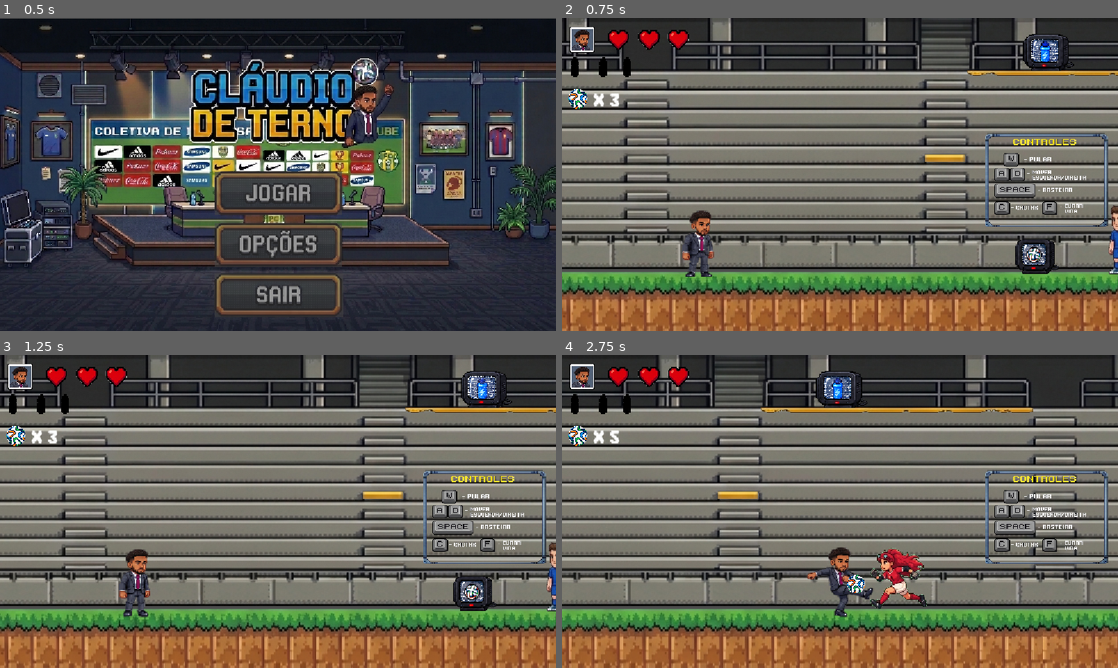
Above: before the commit, frames 1-4 (two rows, left to right).
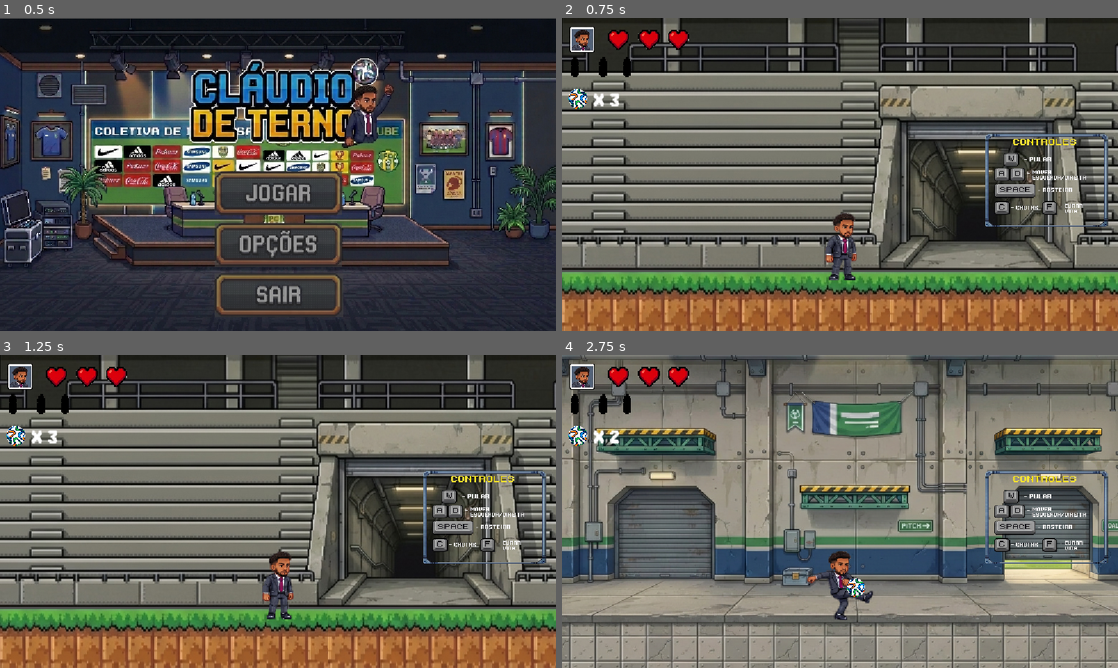
Above: after the commit, the same moments.

Repository: MicaelDosSantoss/AventurasDeUmJogador
Game: Godot game, scene res://Telas/Tela Principal/Tela_Principal.tscn
Same seed, same stepped clock (60 frames per second), same inputs: the game is played once before the commit and once after it.
Inputs (mouse positions are in pixels of both pictures, inside the frame that each line leads up to):
- Up to frame 1 (0.5 s): no input
- Up to frame 2 (0.75 s): click (840, 193) at 0.5 s
- Up to frame 3 (1.25 s): no input
- Up to frame 4 (2.75 s): hold Space (carrinho) 1.28-2.03 s; hold Right (ir_para_direita) from 1.28 s (still down); tap Up (pular) at 1.52, 2.27 s; tap C (chutar) at 2.1 s

Frame 1 is identical in both runs. In frame 2, 49% of the frame differs, in the area x 0-100%, y 0-100%; in frame 3, 49%; in frame 4, 82%.

Commit message:
Fase 2 desenvolvida junto com a tela da Vitoria.

Diff:
--- /dev/null
+++ b/Aventura no Futebol/Segunda_Fase/Fase_2.tscn
@@ -0,0 +1,95 @@
+[gd_scene format=3 uid="uid://bpv0qpgd786gv"]
+
+[ext_resource type="Texture2D" uid="uid://raiplh6flng" path="res://Segunda_Fase/Fase_2.png" id="1_as7kd"]
+[ext_resource type="PackedScene" uid="uid://eweaevx55v0k" path="res://Segunda_Fase/portao_abrindo.tscn" id="1_ida82"]
+[ext_resource type="PackedScene" uid="uid://w1q8ofvc4opa" path="res://cena_jogador2.tscn" id="2_70grl"]
+[ext_resource type="PackedScene" uid="uid://dimdvq6x3u6kx" path="res://HUD/cena_hud.tscn" id="4_jtook"]
+
+[sub_resource type="RectangleShape2D" id="RectangleShape2D_70grl"]
+size = Vector2(1688.5, 104.5)
+
+[sub_resource type="RectangleShape2D" id="RectangleShape2D_l42ct"]
+size = Vector2(1683.125, 62.5)
+
+[sub_resource type="RectangleShape2D" id="RectangleShape2D_ida82"]
+size = Vector2(11.5625, 672.3125)
+
+[sub_resource type="RectangleShape2D" id="RectangleShape2D_jtook"]
+size = Vector2(104.5625, 399.5)
+
+[sub_resource type="RectangleShape2D" id="RectangleShape2D_xuw3k"]
+size = Vector2(17.5625, 395)
+
+[sub_resource type="RectangleShape2D" id="RectangleShape2D_5c1av"]
+size = Vector2(134.8125, 54.5625)
+
+[sub_resource type="RectangleShape2D" id="RectangleShape2D_q21nt"]
+size = Vector2(251.5, 50.78125)
+
+[sub_resource type="RectangleShape2D" id="RectangleShape2D_0bpmn"]
+size = Vector2(229.75, 49.0625)
+
+[sub_resource type="RectangleShape2D" id="RectangleShape2D_uwsm8"]
+size = Vector2(182.125, 37.0625)
+
+[sub_resource type="RectangleShape2D" id="RectangleShape2D_14ogm"]
+size = Vector2(258, 48.5)
+
+[node name="Fase2" type="Node2D" unique_id=97714528]
+
+[node name="Cenario" type="StaticBody2D" parent="." unique_id=229873913]
+
+[node name="Sprite2D" type="Sprite2D" parent="Cenario" unique_id=1305664727]
+position = Vector2(844.99994, 180.50003)
+scale = Vector2(1.2574403, 1.2367727)
+texture = ExtResource("1_as7kd")
+
+[node name="PortaoAbrindo" parent="Cenario" unique_id=509535212 instance=ExtResource("1_ida82")]
+position = Vector2(1130, 150)
+
+[node name="Chão" type="CollisionShape2D" parent="Cenario" unique_id=1817704223]
+position = Vector2(843.75, 552.25)
+shape = SubResource("RectangleShape2D_70grl")
+
+[node name="Teto" type="CollisionShape2D" parent="Cenario" unique_id=1324344532]
+position = Vector2(847.4375, -146)
+shape = SubResource("RectangleShape2D_l42ct")
+
+[node name="Teto4" type="CollisionShape2D" parent="Cenario" unique_id=1487124196]
+position = Vector2(1682.2188, 203.84375)
+shape = SubResource("RectangleShape2D_ida82")
+
+[node name="Teto2" type="CollisionShape2D" parent="Cenario" unique_id=608090717]
+position = Vector2(51.71875, 84.25)
+shape = SubResource("RectangleShape2D_jtook")
+
+[node name="Teto3" type="CollisionShape2D" parent="Cenario" unique_id=838392598]
+position = Vector2(6, 457)
+shape = SubResource("RectangleShape2D_xuw3k")
+
+[node name="Plataformas_Aereas" type="StaticBody2D" parent="Cenario" unique_id=291012745]
+
+[node name="CollisionShape2D" type="CollisionShape2D" parent="Cenario/Plataformas_Aereas" unique_id=2144480062]
+position = Vector2(172.59375, 253.71875)
+shape = SubResource("RectangleShape2D_5c1av")
+
+[node name="CollisionShape2D2" type="CollisionShape2D" parent="Cenario/Plataformas_Aereas" unique_id=801906769]
+position = Vector2(496.25, 138.60938)
+shape = SubResource("RectangleShape2D_q21nt")
+
+[node name="CollisionShape2D3" type="CollisionShape2D" parent="Cenario/Plataformas_Aereas" unique_id=1625114590]
+position = Vector2(906.125, 254.46875)
+shape = SubResource("RectangleShape2D_0bpmn")
+
+[node name="CollisionShape2D4" type="CollisionShape2D" parent="Cenario/Plataformas_Aereas" unique_id=2071438364]
+position = Vector2(1593.0625, 200.53125)
+shape = SubResource("RectangleShape2D_uwsm8")
+
+[node name="CollisionShape2D5" type="CollisionShape2D" parent="Cenario/Plataformas_Aereas" unique_id=1504210512]
+position = Vector2(1307, 141.75)
+shape = SubResource("RectangleShape2D_14ogm")
+
+[node name="Jogador" parent="." unique_id=297150345 instance=ExtResource("2_70grl")]
+position = Vector2(267, 410)
+
+[node name="HUD" parent="." unique_id=1631860032 instance=ExtResource("4_jtook")]
--- /dev/null
+++ b/Aventura no Futebol/Segunda_Fase/PortaoAbrindo.gd
@@ -0,0 +1,16 @@
+extends StaticBody2D
+
+
+# Called when the node enters the scene tree for the first time.
+func _ready() -> void:
+	pass
+
+
+# Called every frame. 'delta' is the elapsed time since the previous frame.
+func _process(delta: float) -> void:
+	$AnimationPlayer.play("Portão meio aberto")
+
+
+func vitoria_do_jogador(body: Node2D) -> void:
+	if(body.name == "Personagem"):
+		get_tree().change_scene_to_file("res://Telas/Vitoria/Vitoria.tscn")
--- /dev/null
+++ b/Aventura no Futebol/Segunda_Fase/portao_abrindo.tscn
@@ -0,0 +1,131 @@
+[gd_scene format=3 uid="uid://eweaevx55v0k"]
+
+[ext_resource type="Texture2D" uid="uid://cfbocgsribblh" path="res://Segunda_Fase/Sprint/Portao_Abrindo.png" id="1_kcbg7"]
+[ext_resource type="Script" uid="uid://bj1foo8xt8d48" path="res://Segunda_Fase/PortaoAbrindo.gd" id="1_n1lpf"]
+
+[sub_resource type="Animation" id="Animation_n1lpf"]
+resource_name = "Portão Abrindo"
+loop_mode = 2
+step = 0.2
+tracks/0/type = "value"
+tracks/0/imported = false
+tracks/0/enabled = true
+tracks/0/path = NodePath("StaticBody2D/Sprite2D:region_rect")
+tracks/0/interp = 1
+tracks/0/loop_wrap = true
+tracks/0/keys = {
+"times": PackedFloat32Array(-0.20000003, 0, 0.19999999, 0.39999998, 0.59999996, 0.8),
+"transitions": PackedFloat32Array(1, 1, 1, 1, 1, 1),
+"update": 1,
+"values": [Rect2(689, 43, 301, 301), Rect2(1025, 43, 302, 301), Rect2(17, 417, 301, 301), Rect2(353, 417, 302, 301), Rect2(689, 417, 301, 301), Rect2(1025, 417, 302, 301)]
+}
+tracks/1/type = "value"
+tracks/1/imported = false
+tracks/1/enabled = true
+tracks/1/path = NodePath("StaticBody2D/Area2D/CollisionShape2D:disabled")
+tracks/1/interp = 1
+tracks/1/loop_wrap = true
+tracks/1/keys = {
+"times": PackedFloat32Array(0, 0.8),
+"transitions": PackedFloat32Array(1, 1),
+"update": 1,
+"values": [true, false]
+}
+
+[sub_resource type="Animation" id="Animation_vfmee"]
+resource_name = "Portão meio aberto"
+length = 0.19999999999999998
+step = 0.2
+tracks/0/type = "value"
+tracks/0/imported = false
+tracks/0/enabled = true
+tracks/0/path = NodePath("StaticBody2D/Sprite2D:region_rect")
+tracks/0/interp = 1
+tracks/0/loop_wrap = true
+tracks/0/keys = {
+"times": PackedFloat32Array(0),
+"transitions": PackedFloat32Array(1),
+"update": 0,
+"values": [Rect2(353, 43, 302, 301)]
+}
+tracks/1/type = "value"
+tracks/1/imported = false
+tracks/1/enabled = true
+tracks/1/path = NodePath("StaticBody2D/Area2D/CollisionShape2D:disabled")
+tracks/1/interp = 1
+tracks/1/loop_wrap = true
+tracks/1/keys = {
+"times": PackedFloat32Array(0),
+"transitions": PackedFloat32Array(1),
+"update": 1,
+"values": [true]
+}
+
+[sub_resource type="Animation" id="Animation_ot06x"]
+length = 0.001
+tracks/0/type = "value"
+tracks/0/imported = false
+tracks/0/enabled = true
+tracks/0/path = NodePath("StaticBody2D/Sprite2D:region_rect")
+tracks/0/interp = 1
+tracks/0/loop_wrap = true
+tracks/0/keys = {
+"times": PackedFloat32Array(0),
+"transitions": PackedFloat32Array(1),
+"update": 0,
+"values": [Rect2(0, 0, 0, 0)]
+}
+tracks/1/type = "value"
+tracks/1/imported = false
+tracks/1/enabled = true
+tracks/1/path = NodePath("StaticBody2D/Area2D/CollisionShape2D:disabled")
+tracks/1/interp = 1
+tracks/1/loop_wrap = true
+tracks/1/keys = {
+"times": PackedFloat32Array(0),
+"transitions": PackedFloat32Array(1),
+"update": 1,
+"values": [false]
+}
+
+[sub_resource type="AnimationLibrary" id="AnimationLibrary_vfmee"]
+_data = {
+&"Portão Abrindo": SubResource("Animation_n1lpf"),
+&"Portão meio aberto": SubResource("Animation_vfmee"),
+&"RESET": SubResource("Animation_ot06x")
+}
+
+[sub_resource type="RectangleShape2D" id="RectangleShape2D_5c1av"]
+size = Vector2(218, 189)
+
+[sub_resource type="RectangleShape2D" id="RectangleShape2D_n1lpf"]
+size = Vector2(255, 46)
+
+[node name="PortaoAbrindo" type="Node2D" unique_id=509535212]
+
+[node name="StaticBody2D" type="StaticBody2D" parent="." unique_id=1668106688]
+script = ExtResource("1_n1lpf")
+
+[node name="Sprite2D" type="Sprite2D" parent="StaticBody2D" unique_id=1928188082]
+position = Vector2(178, 114.25)
+scale = Vector2(1.1324503, 1.244186)
+texture = ExtResource("1_kcbg7")
+region_enabled = true
+
+[node name="AnimationPlayer" type="AnimationPlayer" parent="StaticBody2D" unique_id=2109684852]
+root_node = NodePath("../..")
+libraries/ = SubResource("AnimationLibrary_vfmee")
+
+[node name="Area2D" type="Area2D" parent="StaticBody2D" unique_id=1072316490]
+collision_layer = 4
+collision_mask = 2
+
+[node name="CollisionShape2D" type="CollisionShape2D" parent="StaticBody2D/Area2D" unique_id=578738169]
+position = Vector2(175, 182)
+shape = SubResource("RectangleShape2D_5c1av")
+
+[node name="CollisionShape2D" type="CollisionShape2D" parent="StaticBody2D" unique_id=228695768]
+position = Vector2(175.5, -9)
+shape = SubResource("RectangleShape2D_n1lpf")
+
+[connection signal="body_entered" from="StaticBody2D/Area2D" to="StaticBody2D" method="vitoria_do_jogador"]
--- /dev/null
+++ b/Aventura no Futebol/Telas/Vitoria/Vitoria.tscn
@@ -0,0 +1,41 @@
+[gd_scene format=3 uid="uid://yjuyln5nrc4y"]
+
+[ext_resource type="Script" uid="uid://c55s6pk0kqnsd" path="res://Telas/Vitoria/vitoria.gd" id="1_3l3oi"]
+[ext_resource type="Texture2D" uid="uid://ll23x7eoeg8n" path="res://Telas/Vitoria/Tela_Vitoria.jpg" id="2_dan3q"]
+[ext_resource type="AudioStream" uid="uid://bshf6p2lary1c" path="res://Sons/Vitoria.mp3" id="3_dan3q"]
+[ext_resource type="AudioStream" uid="uid://bo8486h55ih2j" path="res://Sons/Clique.wav" id="4_g3alw"]
+
+[sub_resource type="StyleBoxFlat" id="StyleBoxFlat_wu8ix"]
+bg_color = Color(0.26666668, 0.26666668, 0.26666668, 0.5568628)
+
+[sub_resource type="StyleBoxFlat" id="StyleBoxFlat_bqnfc"]
+bg_color = Color(0.023529412, 0.023529412, 0.023529412, 0)
+
+[sub_resource type="StyleBoxFlat" id="StyleBoxFlat_rgfml"]
+bg_color = Color(0.023529412, 0.023529412, 0.023529412, 0)
+
+[node name="Vitoria" type="Node2D" unique_id=135056236]
+script = ExtResource("1_3l3oi")
+
+[node name="Sprite2D" type="Sprite2D" parent="." unique_id=1901880364]
+position = Vector2(582.5, 319.5)
+scale = Vector2(0.859375, 0.8584656)
+texture = ExtResource("2_dan3q")
+
+[node name="Button" type="Button" parent="." unique_id=359099925]
+offset_left = 383.0
+offset_top = 526.0
+offset_right = 783.0
+offset_bottom = 610.0
+theme_override_styles/normal = SubResource("StyleBoxFlat_wu8ix")
+theme_override_styles/pressed = SubResource("StyleBoxFlat_bqnfc")
+theme_override_styles/hover = SubResource("StyleBoxFlat_rgfml")
+
+[node name="AudioStreamPlayer_Vitoria" type="AudioStreamPlayer" parent="." unique_id=1536533597]
+stream = ExtResource("3_dan3q")
+
+[node name="AudioStreamPlayer_Clique" type="AudioStreamPlayer" parent="." unique_id=2082325242]
+stream = ExtResource("4_g3alw")
+volume_db = 3.0
+
+[connection signal="pressed" from="Button" to="." method="voltar"]
--- /dev/null
+++ b/Aventura no Futebol/Telas/Vitoria/vitoria.gd
@@ -0,0 +1,16 @@
+extends Node2D
+
+
+# Called when the node enters the scene tree for the first time.
+func _ready() -> void:
+	$AudioStreamPlayer_Vitoria.play()
+
+
+# Called every frame. 'delta' is the elapsed time since the previous frame.
+func _process(delta: float) -> void:
+	pass
+
+
+func voltar() -> void:
+	$AudioStreamPlayer_Clique.play()
+	get_tree().change_scene_to_file("res://Telas/Tela Principal/Tela_Principal.tscn")
--- a/Aventura no Futebol/cena_fase.tscn
+++ b/Aventura no Futebol/cena_fase.tscn
@@ -6,6 +6,7 @@
 [ext_resource type="PackedScene" uid="uid://bnj0376x3ef1h" path="res://Cenario/Cenas/Escada_Amarela.tscn" id="3_2r50s"]
 [ext_resource type="PackedScene" uid="uid://l4g8eyoa7oe4" path="res://Cenario/Cenas/chao_arquibancada.tscn" id="3_j1lpk"]
 [ext_resource type="PackedScene" uid="uid://w1q8ofvc4opa" path="res://cena_jogador2.tscn" id="3_v5pcj"]
+[ext_resource type="Texture2D" uid="uid://dojrb3i4nb5fa" path="res://Cenario/Arquibancada_com_o_túnel.png" id="5_ijxin"]
 [ext_resource type="PackedScene" uid="uid://fmqjgt5hiwro" path="res://nuvem.tscn" id="6_08fst"]
 [ext_resource type="PackedScene" uid="uid://5diof0nplroo" path="res://coletavel_municao.tscn" id="7_4lqq5"]
 [ext_resource type="PackedScene" uid="uid://cp2dc6ckovvj2" path="res://coletavel_garrafas.tscn" id="8_b52ro"]
@@ -18,7 +19,10 @@
 size = Vector2(156.5, 1388.75)
 
 [sub_resource type="RectangleShape2D" id="RectangleShape2D_3r67k"]
-size = Vector2(4166.625, 44.5)
+size = Vector2(7535.3125, 39.5)
+
+[sub_resource type="RectangleShape2D" id="RectangleShape2D_5c1av"]
+size = Vector2(354, 299)
 
 [node name="Fase" type="Node2D" unique_id=934340607]
 position = Vector2(0, 6)
@@ -36,10 +40,14 @@
 position = Vector2(-472, -717.625)
 shape = SubResource("RectangleShape2D_l42ct")
 
+[node name="Parede_Invicivel (Atrás)2" type="CollisionShape2D" parent="Cenario" unique_id=713915137]
+position = Vector2(6498, -823)
+shape = SubResource("RectangleShape2D_l42ct")
+
 [node name="Chão" type="StaticBody2D" parent="Cenario" unique_id=2096005540]
 
 [node name="Colision" type="CollisionShape2D" parent="Cenario/Chão" unique_id=946560048]
-position = Vector2(1531, -98.75)
+position = Vector2(3215.3438, -96.25)
 shape = SubResource("RectangleShape2D_3r67k")
 
 [node name="Sprite2D" type="Sprite2D" parent="Cenario/Chão" unique_id=625240459]
@@ -57,20 +65,46 @@
 scale = Vector2(1.1606104, 2.0932205)
 texture = ExtResource("1_5fdea")
 
+[node name="Sprite2D4" type="Sprite2D" parent="Cenario/Chão" unique_id=1154644993]
+position = Vector2(4979, -65)
+scale = Vector2(1.1606104, 2.0932205)
+texture = ExtResource("1_5fdea")
+
+[node name="Sprite2D5" type="Sprite2D" parent="Cenario/Chão" unique_id=50114266]
+position = Vector2(6565, -65)
+scale = Vector2(1.1606104, 2.0932205)
+texture = ExtResource("1_5fdea")
+
 [node name="Sprite2D" type="Sprite2D" parent="Cenario" unique_id=168321105]
-position = Vector2(715.9999, -581)
+position = Vector2(676.9999, -578)
 rotation = -3.1415925
 scale = Vector2(1.8316501, -1.6441041)
 texture = ExtResource("2_v5pcj")
 
 [node name="Sprite2D2" type="Sprite2D" parent="Cenario" unique_id=1053373040]
-position = Vector2(3201, -581)
+position = Vector2(3197, -578)
 rotation = -3.1415925
 scale = Vector2(1.8316501, -1.6441041)
 texture = ExtResource("2_v5pcj")
 
+[node name="Arquibancada_com_tunel" type="Sprite2D" parent="Cenario" unique_id=1655405628]
+position = Vector2(5442.5, -578)
+scale = Vector2(1.4888393, 1.6679105)
+texture = ExtResource("5_ijxin")
+
+[node name="Area2D" type="Area2D" parent="Cenario" unique_id=28105075]
+collision_mask = 2
+
+[node name="CollisionShape2D" type="CollisionShape2D" parent="Cenario/Area2D" unique_id=2027682834]
+position = Vector2(5949, -283.5)
+shape = SubResource("RectangleShape2D_5c1av")
+
 [node name="ChaoArquibancada" parent="Cenario" unique_id=1960767710 instance=ExtResource("3_j1lpk")]
 position = Vector2(716, -538)
+scale = Vector2(0.9199951, 1)
+
+[node name="ChaoArquibancada3" parent="Cenario" unique_id=116882755 instance=ExtResource("3_j1lpk")]
+position = Vector2(1957.9998, -541.00006)
 scale = Vector2(0.9199951, 1)
 
 [node name="ChaoArquibancada2" parent="Cenario" unique_id=1699885057 instance=ExtResource("3_j1lpk")]
@@ -81,6 +115,10 @@
 position = Vector2(388.99994, -362.00003)
 scale = Vector2(1.8254468, 2.0272195)
 
+[node name="EscadaAmarela2" parent="Cenario" unique_id=1401006881 instance=ExtResource("3_2r50s")]
+position = Vector2(1661, -359.00003)
+scale = Vector2(1.8254468, 2.0272195)
+
 [node name="Coletaveis" type="StaticBody2D" parent="Cenario" unique_id=208766805]
 position = Vector2(615, -156)
 
@@ -89,8 +127,11 @@
 [node name="coletavel_garrafas" parent="Cenario/Coletaveis" unique_id=746245656 instance=ExtResource("8_b52ro")]
 position = Vector2(31, -461)
 
+[node name="coletavel_garrafas2" parent="Cenario/Coletaveis" unique_id=270549848 instance=ExtResource("8_b52ro")]
+position = Vector2(1273, -464)
+
 [node name="Jogador" parent="." unique_id=174878411 instance=ExtResource("3_v5pcj")]
-position = Vector2(456, 408)
+position = Vector2(6245, 408)
 
 [node name="InimigoAtacante" parent="." unique_id=883794628 instance=ExtResource("10_qfbne")]
 position = Vector2(1336, 353)
@@ -105,3 +146,5 @@
 stream = ExtResource("13_mi15o")
 volume_db = 3.0
 autoplay = true
+
+[connection signal="body_entered" from="Cenario/Area2D" to="Nuvem" method="passar_de_fase"]
--- a/Aventura no Futebol/cena_jogador2.tscn
+++ b/Aventura no Futebol/cena_jogador2.tscn
@@ -206,7 +206,7 @@
 [node name="Camera2D" type="Camera2D" parent="Personagem" unique_id=273569552]
 limit_left = 177
 limit_top = -1000
-limit_right = 10000
+limit_right = 7020
 limit_bottom = 610
 
 [node name="Marker2D" type="Marker2D" parent="Personagem" unique_id=312183149]
--- a/Aventura no Futebol/nuvem.gd
+++ b/Aventura no Futebol/nuvem.gd
@@ -3,3 +3,8 @@
 # Called every frame. 'delta' is the elapsed time since the previous frame.
 func _process(delta: float) -> void:
 	$ParallaxBackground.scroll_base_offset.x -= 0.2
+
+
+func passar_de_fase(body: Node2D) -> void:
+	if(body.name == "Personagem"):
+		get_tree().change_scene_to_file("res://Segunda_Fase/Fase_2.tscn")
--- a/Aventura no Futebol/project.godot
+++ b/Aventura no Futebol/project.godot
@@ -81,6 +81,11 @@
 "events": [Object(InputEventKey,"resource_local_to_scene":false,"resource_name":"","device":-1,"window_id":0,"alt_press …(192 unchanged characters)…
 ]
 }
+pausa={
+"deadzone": 0.2,
+"events": [Object(InputEventKey,"resource_local_to_scene":false,"resource_name":"","device":-1,"window_id":0,"alt_pressed":false,"shift_pressed":false,"ctrl_pressed":false,"meta_pressed":false,"pressed":false,"keycode":0,"physical_keycode":80,"key_label":0,"unicode":112,"location":0,"echo":false,"script":null)
+]
+}
 
 [physics]
 
--- a/Aventura no Futebol/script_personagem.gd
+++ b/Aventura no Futebol/script_personagem.gd
@@ -7,6 +7,12 @@
 var animando    = false
 
 @onready var area_ataque: Area2D = $Area2D
+
+func _ready() -> void:
+	if get_tree().current_scene.name == "Fase2":
+		$Camera2D.limit_top = -250
+		$Camera2D.limit_left = 30
+		$Camera2D.limit_right = 1680
 
 func _process(delta: float) -> void:
 	velocity.x = 0
Binary file added: Aventura no Futebol/Cenario/Arquibancada_com_o_túnel.png
Not shown, added: Aventura no Futebol/Cenario/Arquibancada_com_o_túnel.png.import
Binary file added: Aventura no Futebol/Segunda_Fase/Fase_2.png
Not shown, added: Aventura no Futebol/Segunda_Fase/Fase_2.png.import
Not shown, added: Aventura no Futebol/Segunda_Fase/PortaoAbrindo.gd.uid
Binary file added: Aventura no Futebol/Segunda_Fase/Sprint/Portao_Abrindo.png
Not shown, added: Aventura no Futebol/Segunda_Fase/Sprint/Portao_Abrindo.png.import
Binary file added: Aventura no Futebol/Telas/Vitoria/Tela_Vitoria.jpg
Not shown, added: Aventura no Futebol/Telas/Vitoria/Tela_Vitoria.jpg.import
Not shown, added: Aventura no Futebol/Telas/Vitoria/vitoria.gd.uid
